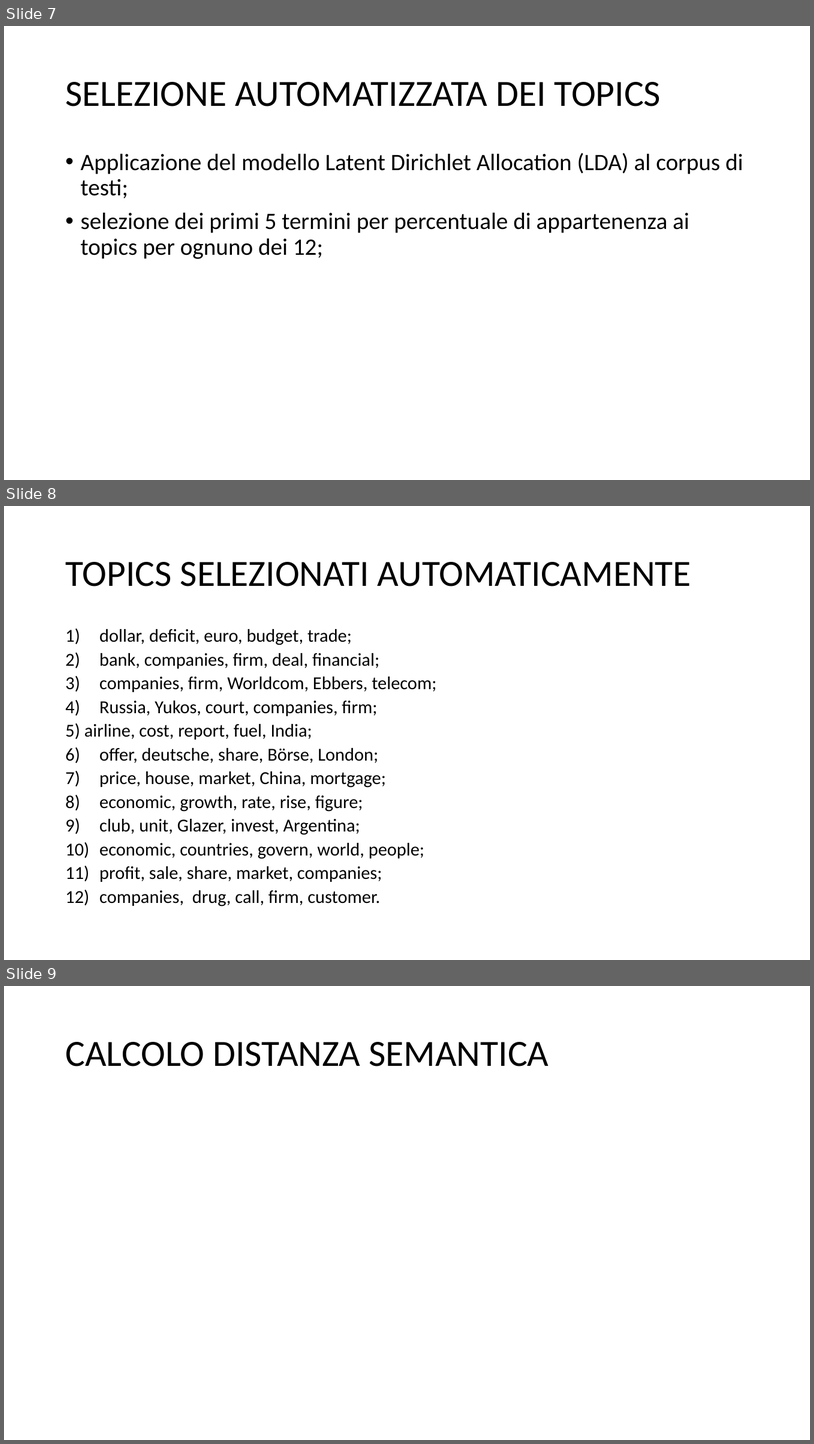
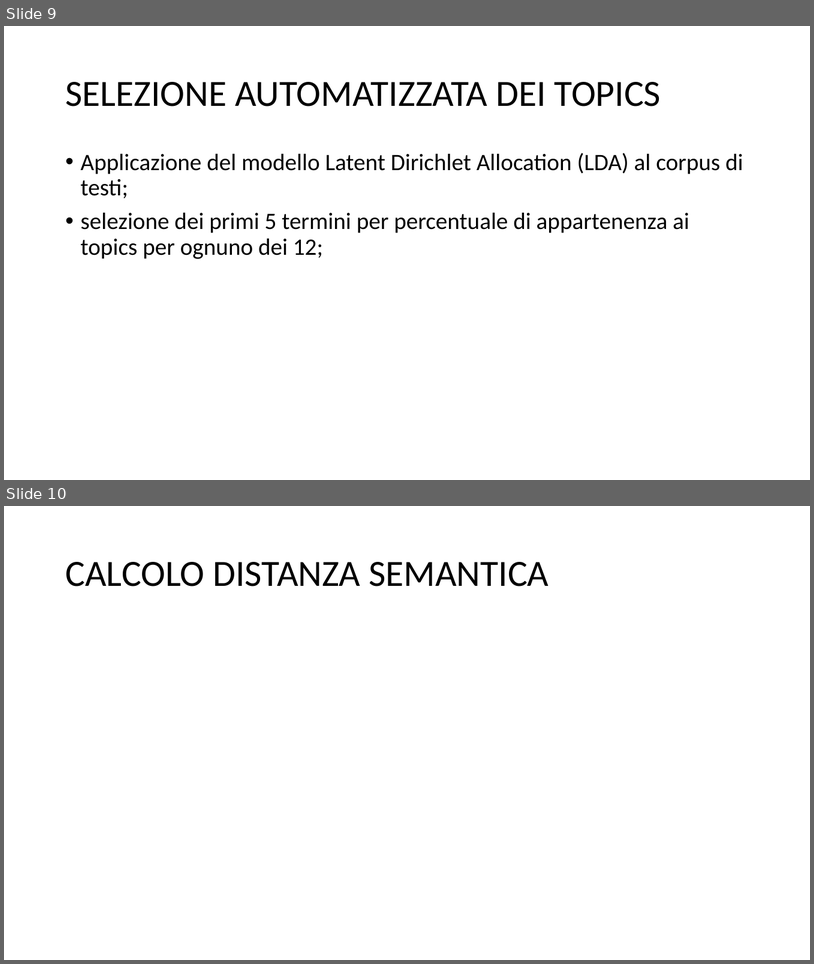
Before and after one commit to rmaganza/TextMiningBBCBusiness, a slide deck: PPI_BBC_article.pptx. Shown one above the other, each under a label of ours: slides 7, 8 and 9 before the commit, slides 9 and 10 after it. The pictures are 814x1444 and 814x964 pixels, drawn with LibreOffice and Linux fonts; fonts in the diff are those of the drawing; grey boxes stand for pictures. Boxes give left, top, right and bottom in pixels: in the first picture for what was removed or moved away, otherwise in the second. Text is boxed around its words. In the diff, an @@ line names an element or a change of style, - is before the commit and + after.

```diff
--- a/PPI_BBC_article.pptx
+++ b/PPI_BBC_article.pptx
@@ slide 8 removed at <box>4,506,810,960</box>, background #FFFFFF @@
@@ title removed at <box>65,562,692,586</box> @@
-TOPICS SELEZIONATI AUTOMATICAMENTE
@@ text removed at <box>65,629,437,906</box> @@
-1) dollar, deficit, euro, budget, trade;
-2) bank, companies, firm, deal, financial;
-3) companies, firm, Worldcom, Ebbers, telecom;
-4) Russia, Yukos, court, companies, firm;
-5) airline, cost, report, fuel, India;
-6) offer, deutsche, share, Börse, London;
-7) price, house, market, China, mortgage;
-8) economic, growth, rate, rise, figure;
-9) club, unit, Glazer, invest, Argentina;
-10) economic, countries, govern, world, people;
-11) profit, sale, share, market, companies;
-12) companies, drug, call, firm, customer.
@@ what was slide 7 is now slide 9 @@
@@ what was slide 9 is now slide 10 @@
```
Also in this commit, not shown: 3 slides changed, 4 slides added, 1 other slide removed.
